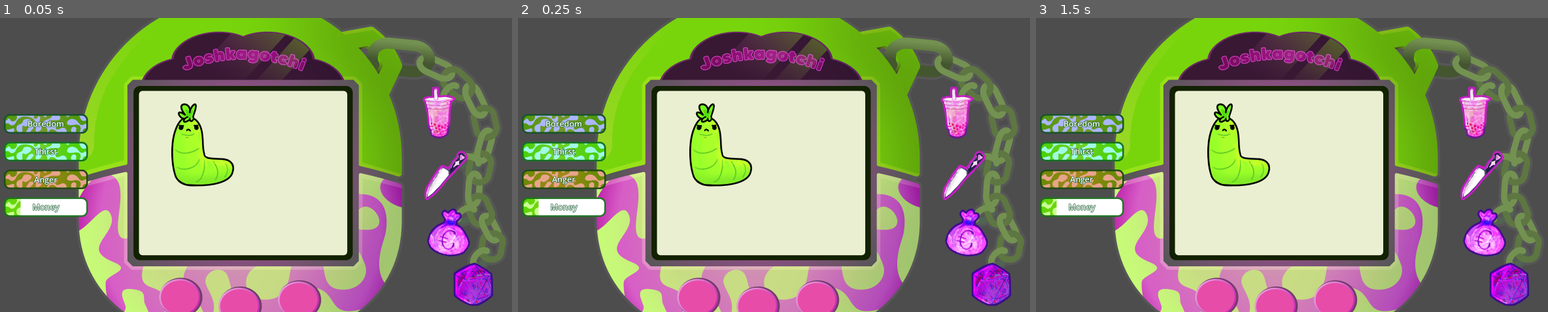
Above: before the commit, frames 1-3 (left to right).
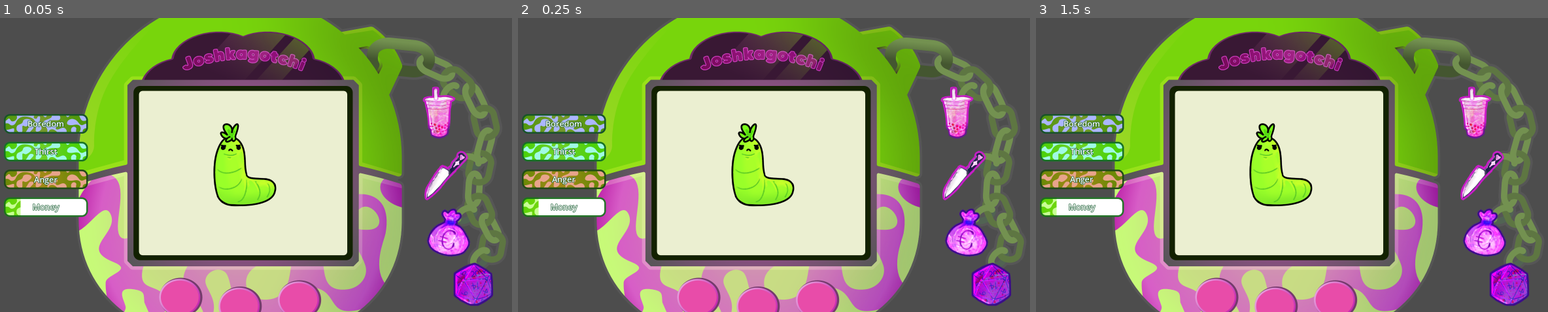
Above: after the commit, the same moments.

Repository: BlustrawberRi/Joshkagochi
Game: Godot game, scene res://Scenes/debug_ri.tscn
The game is run twice, just before and just after one commit, with the same random seed, the same clock (stepped at 60 frames per second) and the same inputs. The project has no main scene, so this scene is started directly. The engine's default icon, where the game draws it, is replaced by a stand-in: a white triangle on a blue panel in a dark square.
Inputs (mouse positions are in pixels of both pictures, inside the frame that each line leads up to):
- Up to frame 1 (0.05 s): no input
- Up to frame 2 (0.25 s): no input
- Up to frame 3 (1.5 s): click (1486, 232) at 0.52 s; click (1486, 232) at 1.27 s

The runs differ from the first frame. In frame 1, 3.5% of the frame differs, in the area x 33-55%, y 28-65%; in frame 2, 3.5%; in frame 3, 3.5%.

Commit message:
adjusted worm walk bounds

Diff:
--- a/Scenes/debug_aenty.tscn
+++ b/Scenes/debug_aenty.tscn
@@ -36,7 +36,6 @@
 
 [node name="Boredom" parent="VBoxContainer2" instance=ExtResource("5_ethus")]
 layout_mode = 2
-tint_progress = Color(0.67, 0.714, 1, 1)
 
 [node name="Thirst" parent="VBoxContainer2" instance=ExtResource("6_0ijgr")]
 layout_mode = 2
--- a/Scenes/debug_ri.tscn
+++ b/Scenes/debug_ri.tscn
@@ -26,7 +26,6 @@
 
 [node name="Boredom" parent="VBoxContainer2" instance=ExtResource("2_bn4a2")]
 layout_mode = 2
-tint_progress = Color(0.67, 0.714, 1, 1)
 
 [node name="Thirst" parent="VBoxContainer2" instance=ExtResource("3_1sc7q")]
 layout_mode = 2
@@ -86,4 +85,4 @@
 offset_bottom = 346.0
 
 [node name="Worm" parent="." instance=ExtResource("4_qqy2t")]
-position = Vector2(648, 389)
+position = Vector2(777, 450)
--- a/Scripts/worm_fsm.gd
+++ b/Scripts/worm_fsm.gd
@@ -71,9 +71,9 @@
 		tween.kill()
 
 	var target_x = position.x + randi_range(-100, 100) * 2
-	target_x = clampi(target_x, 128, 900)
+	target_x = clampi(target_x, 560, 991)
 	var target_y = position.y + randi_range(-50, 50) * 2
-	target_y = clampi(target_y, 235, 545)
+	target_y = clampi(target_y, 356, 594)
 
 	var target_destination = Vector2(target_x, target_y)
 	tween = get_tree().create_tween()
